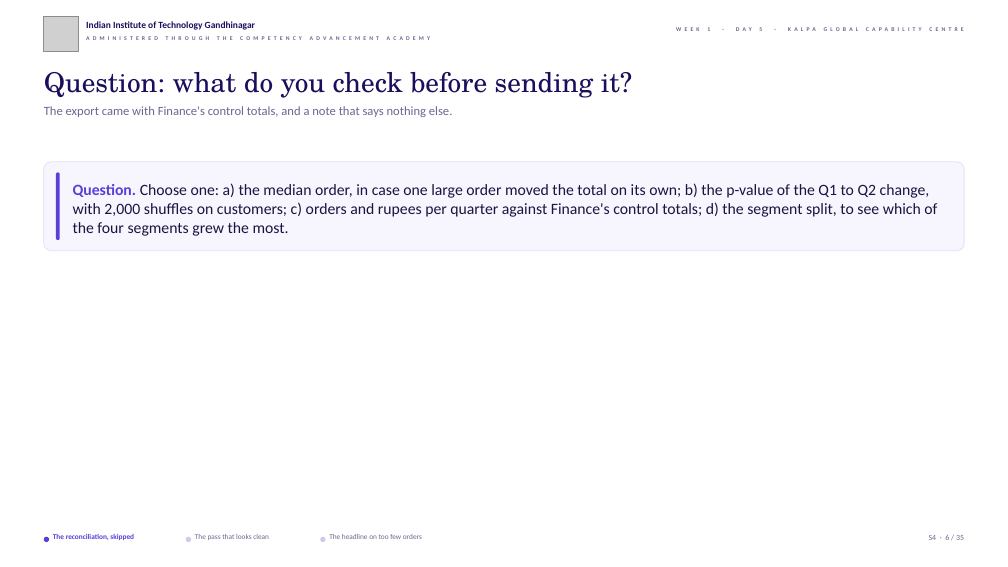
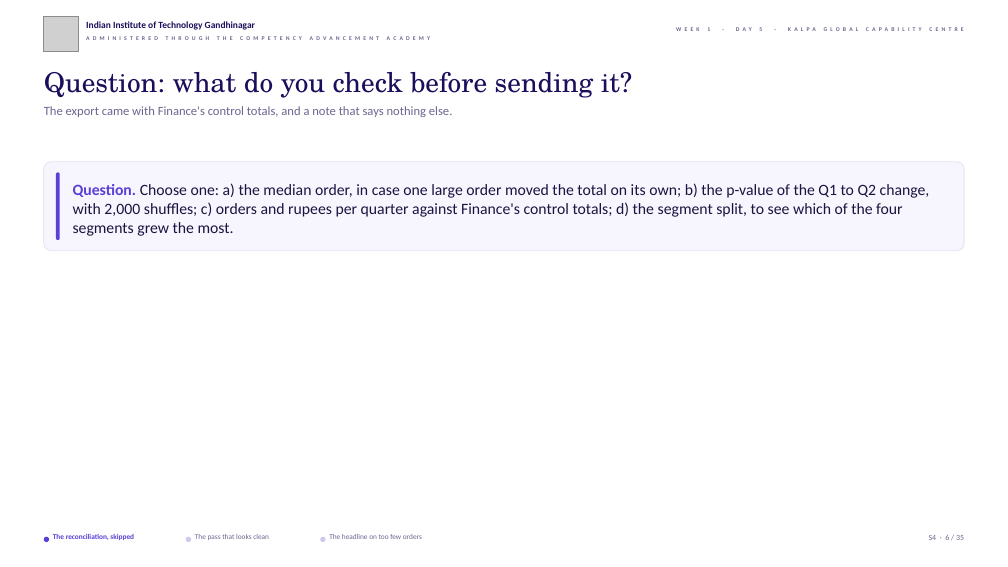
Before and after one commit to fde-academy-lab/c2-content-factory, a slide deck: slide 6 of content/W01/D5/slides/C2_W01_D05_debrief_STUDENT.pptx. Drawn at 1008x567 pixels with LibreOffice and Linux fonts; fonts in the diff are those of the drawing; grey boxes stand for pictures; background and template pictures are left out. Boxes give left, top, right and bottom in pixels: in the first picture for what was removed or moved away, otherwise in the second. Text is boxed around its words. In the diff, an @@ line names an element or a change of style, - is before the commit and + after.

```diff
--- a/content/W01/D5/slides/C2_W01_D05_debrief_STUDENT.pptx
+++ b/content/W01/D5/slides/C2_W01_D05_debrief_STUDENT.pptx
@@ text at [73, 183, 930, 236]: text changed @@
-Question. Choose one: a) the median order, in case one large order moved the total on its own; b) the p-value of the Q1 to Q2 change, with 2,000 shuffles on customers; c) orders and rupees per quarter against Finance's control totals; d) the segment split, to see which of the four segments grew the most.
+Question. Choose one: a) the median order, in case one large order moved the total on its own; b) the p-value of the Q1 to Q2 change, with 2,000 shuffles; c) orders and rupees per quarter against Finance's control totals; d) the segment split, to see which of the four segments grew the most.
```
Also in this commit, not shown: 28 other slides changed, 1 other file.
